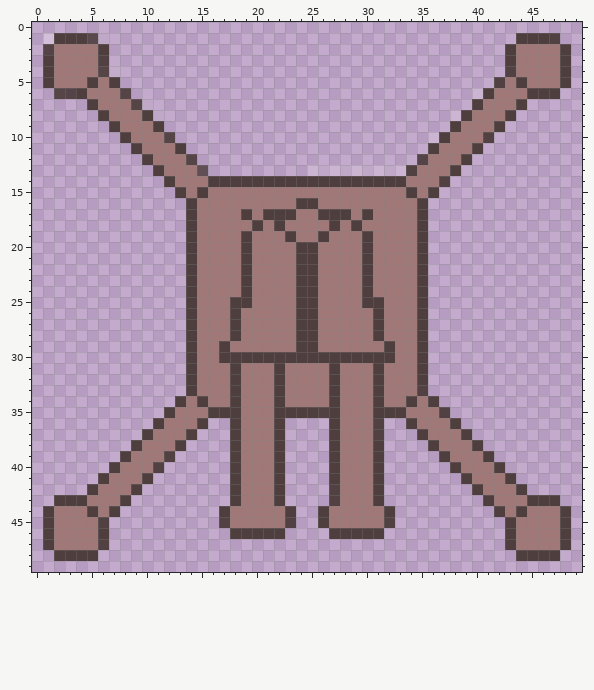
One commit to this pixel-art sprite: TowerDefenseGUI/Resources/flak tower.png. The picture above is the old version.
The file is 50x50 pixels. Pixels under 10% opacity are left out. Colours within 5 levels of each other are drawn and written as one.
Now the later version:
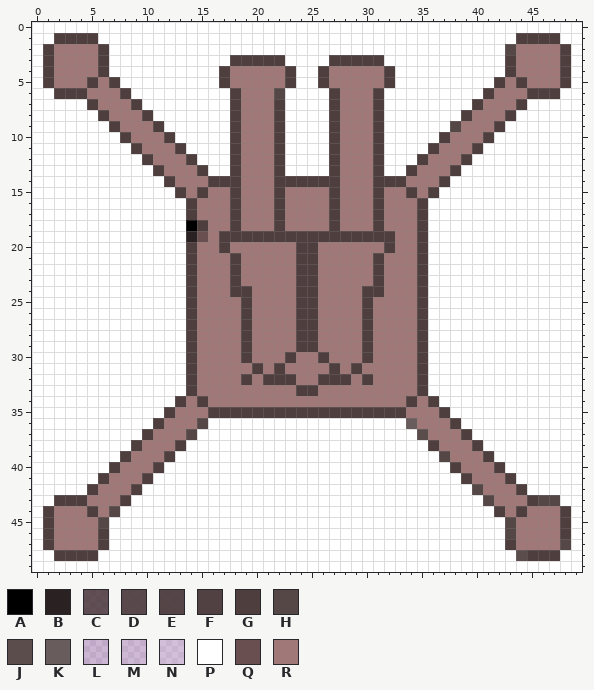
Palette (. is transparent): A #000000  B #2a2222  C #4e3e3ed8  D #4e3e3ee6  E #4e3e3eee  F #4e3e3ef8  G #4e3e3e  H #564747  J #5c4d4d  K #695c5c  L #ffffff22  M #ffffff2d  N #ffffff40  P #ffffff  Q #694f4f  R #a07878
Difference:
@@ x 0..49 @@
- 0 ..................................................
- 1 .NGGGDL.....................................GGGF..
- 2 .ERRRRG....................................GRRRRG.
- 3 .GRRRRF....................................GRRRRG.
- 4 .GRRRREM...................................FRRRRG.
- 5 .GRRRGRG..................................FRGRRRG.
- 6 ..EEGRRRE...............................LGRRRGGG..
- 7 .....GRRREL.............................GRRRG.....
- 8 ......GRRRGL..........................LGRRRG......
- 9 .......GRRRG..........................GRRRG.......
-10 ........GRRRE.......................LGRRRF........
-11 .........GRRRG......................GRRRG.........
-12 ..........GRRRE....................ERRRG..........
-13 ...........GRRRC.........LLLLLLLLLFRRRG...........
-14 ............GRRRGGGGGGGGGGGGGGGGGGRRRF............
-15 .............GRGRRRRRRRRRRRRRRRRRRGRG.............
-16 ..............GRRRRRRRRRGGRRRRRRRRRG..............
-17 ..............GRRRRGRGGGRRGGGRGRRRRG..............
-18 ..............GRRRRRGRGRRRRGRGRRRRRG..............
-19 ..............GRRRRGRRRGRRGRRRGRRRRG..............
-20 ..............GRRRRGRRRRGGRRRRGRRRRG..............
-21 ..............GRRRRGRRRRGGRRRRGRRRRG..............
-22 ..............GRRRRGRRRRGGRRRRGRRRRG..............
-23 ..............GRRRRGRRRRGGRRRRGRRRRG..............
-24 ..............GRRRRGRRRRGGRRRRGRRRRG..............
-25 ..............GRRRGGRRRRGGRRRRGGRRRG..............
-26 ..............GRRRGRRRRRGGRRRRRGRRRG..............
-27 ..............GRRRGRRRRRGGRRRRRGRRRG..............
-28 ..............GRRRGRRRRRGGRRRRRGRRRG..............
-29 ..............GRRGRRRRRRGGRRRRRRGRRG..............
-30 ..............GRRGGGGGGGGGGGGGGGGRRG..............
-31 ..............GRRRGRRRGRRRRGRRRGRRRG..............
-32 ..............GRRRGRRRGRRRRGRRRGRRRG..............
-33 ..............GRRRGRRRGRRRRGRRRGRRRF..............
-34 .............GRGRRGRRRGRRRRGRRRGRRGRG.............
-35 ............GRRRGGGRRRGGGGFGRRRGGGRRRF............
-36 ...........GRRRG..GRRRG....GRRRF..GRRRG...........
-37 ..........GRRRG...GRRRG....GRRRF...GRRRG..........
-38 .........GRRRG....GRRRG....GRRRG....GRRRG.........
-39 ........GRRRF.....GRRRG....GRRRG.....GRRRG........
-40 .......GRRRF......GRRRG....GRRRG......GRRRG.......
-41 ......GRRRG.......GRRRG....GRRRG.......GRRRG......
-42 .....GRRRG........GRRRG....FRRRG........GRRRG.....
-43 ..GGGRRRG.........GRRRG....FRRRG.........GRRRGGG..
-44 .GRRRGRG.........GRRRRRG..GRRRRRG.........GRGRRRG.
-45 .GRRRRF..........FRRRRRF..GRRRRRF..........GRRRRG.
-46 .GRRRRG...........GGGGG....GGGGG...........GRRRRG.
-47 .GRRRRF....................................GRRRRG.
-48 ..GGGG......................................GGGG..
-49 ..................................................
+ 0 PPPPPPPPPPPPPPPPPPPPPPPPPPPPPPPPPPPPPPPPPPPPPPPPPP
+ 1 PPGGGGPPPPPPPPPPPPPPPPPPPPPPPPPPPPPPPPPPPPPPGGGGPP
+ 2 PGRRRRGPPPPPPPPPPPPPPPPPPPPPPPPPPPPPPPPPPPPHRRRRGP
+ 3 PGRRRRGPPPPPPPPPPPGGGGGPPPPGGGGGPPPPPPPPPPPGRRRRGP
+ 4 PGRRRRGPPPPPPPPPPGRRRRRGPPGRRRRRGPPPPPPPPPPGRRRRGP
+ 5 PGRRRGRGPPPPPPPPPGRRRRRGPPGRRRRRGPPPPPPPPPGRGRRRGP
+ 6 PPGGGRRRGPPPPPPPPPGRRRHPPPPGRRRGPPPPPPPPPGRRRGGGPP
+ 7 PPPPPGRRRGPPPPPPPPGRRRGPPPPGRRRGPPPPPPPPGRRRGPPPPP
+ 8 PPPPPPGRRRGPPPPPPPGRRRGPPPPGRRRGPPPPPPPGRRRGPPPPPP
+ 9 PPPPPPPGRRRGPPPPPPGRRRGPPPPGRRRGPPPPPPHRRRGPPPPPPP
+10 PPPPPPPPGRRRGPPPPPGRRRGPPPPGRRRGPPPPPGRRRGPPPPPPPP
+11 PPPPPPPPPGRRRGPPPPGRRRGPPPPGRRRGPPPPGRRRGPPPPPPPPP
+12 PPPPPPPPPPGRRRGPPPGRRRGPPPPGRRRGPPPGRRRGPPPPPPPPPP
+13 PPPPPPPPPPPGRRRGPPGRRRGPPPPGRRRGPPGRRRGPPPPPPPPPPP
+14 PPPPPPPPPPPPGRRRGGGRRRGGGGGGRRRGGGRRRGPPPPPPPPPPPP
+15 PPPPPPPPPPPPPGRGRRGRRRGRRRRGRRRGRRGRGPPPPPPPPPPPPP
+16 PPPPPPPPPPPPPPGRRRGRRRGRRRRGRRRGRRRGPPPPPPPPPPPPPP
+17 PPPPPPPPPPPPPPGRRRGRRRGRRRRGRRRGRRRGPPPPPPPPPPPPPP
+18 PPPPPPPPPPPPPPAGRRGRRRGRRRRGRRRGRRRGPPPPPPPPPPPPPP
+19 PPPPPPPPPPPPPPBQRGGGGGGGGGGGGGGGGRRGPPPPPPPPPPPPPP
+20 PPPPPPPPPPPPPPGRRGRRRRRRGGRRRRRRGRRGPPPPPPPPPPPPPP
+21 PPPPPPPPPPPPPPGRRRGRRRRRGGRRRRRGRRRGPPPPPPPPPPPPPP
+22 PPPPPPPPPPPPPPGRRRGRRRRRGGRRRRRGRRRGPPPPPPPPPPPPPP
+23 PPPPPPPPPPPPPPGRRRGRRRRRGGRRRRRGRRRGPPPPPPPPPPPPPP
+24 PPPPPPPPPPPPPPGRRRGGRRRRGGRRRRGGRRRGPPPPPPPPPPPPPP
+25 PPPPPPPPPPPPPPGRRRRGRRRRGGRRRRGRRRRGPPPPPPPPPPPPPP
+26 PPPPPPPPPPPPPPGRRRRGRRRRGGRRRRGRRRRGPPPPPPPPPPPPPP
+27 PPPPPPPPPPPPPPGRRRRGRRRRGGRRRRGRRRRGPPPPPPPPPPPPPP
+28 PPPPPPPPPPPPPPGRRRRGRRRRGGRRRRGRRRRGPPPPPPPPPPPPPP
+29 PPPPPPPPPPPPPPGRRRRGRRRRGGRRRRGRRRRGPPPPPPPPPPPPPP
+30 PPPPPPPPPPPPPPGRRRRGRRRGRRGRRRGRRRRGPPPPPPPPPPPPPP
+31 PPPPPPPPPPPPPPGRRRRRGRGRRRRGRGRRRRRGPPPPPPPPPPPPPP
+32 PPPPPPPPPPPPPPGRRRRGRGGGRRGGGRGRRRRGPPPPPPPPPPPPPP
+33 PPPPPPPPPPPPPPGRRRRRRRRRGGRRRRRRRRRGPPPPPPPPPPPPPP
+34 PPPPPPPPPPPPPGRGRRRRRRRRRRRRRRRRRRGRGPPPPPPPPPPPPP
+35 PPPPPPPPPPPPGRRRGGGGGGGGGGGGGGGGGGRRRGPPPPPPPPPPPP
+36 PPPPPPPPPPPGRRRHPPPPPPPPPPPPPPPPPPKRRRGPPPPPPPPPPP
+37 PPPPPPPPPPGRRRHPPPPPPPPPPPPPPPPPPPPJRRRGPPPPPPPPPP
+38 PPPPPPPPPGRRRGPPPPPPPPPPPPPPPPPPPPPPGRRRGPPPPPPPPP
+39 PPPPPPPPGRRRGPPPPPPPPPPPPPPPPPPPPPPPPHRRRGPPPPPPPP
+40 PPPPPPPGRRRGPPPPPPPPPPPPPPPPPPPPPPPPPPGRRRGPPPPPPP
+41 PPPPPPGRRRGPPPPPPPPPPPPPPPPPPPPPPPPPPPPGRRRGPPPPPP
+42 PPPPPGRRRGPPPPPPPPPPPPPPPPPPPPPPPPPPPPPPHRRRGPPPPP
+43 PPGGGRRRGPPPPPPPPPPPPPPPPPPPPPPPPPPPPPPPPHRRRGHHPP
+44 PGRRRGRHPPPPPPPPPPPPPPPPPPPPPPPPPPPPPPPPPPGRGRRRGP
+45 PGRRRRHPPPPPPPPPPPPPPPPPPPPPPPPPPPPPPPPPPPPHRRRRGP
+46 PGRRRRGPPPPPPPPPPPPPPPPPPPPPPPPPPPPPPPPPPPPHRRRRGP
+47 PGRRRRGPPPPPPPPPPPPPPPPPPPPPPPPPPPPPPPPPPPPGRRRRHP
+48 PPGGGGPPPPPPPPPPPPPPPPPPPPPPPPPPPPPPPPPPPPPPJGGGPP
+49 PPPPPPPPPPPPPPPPPPPPPPPPPPPPPPPPPPPPPPPPPPPPPPPPPP
Pixel boxes of the changes (left, top, right, bottom) in both pictures:
changed: (32, 22, 582, 572)
